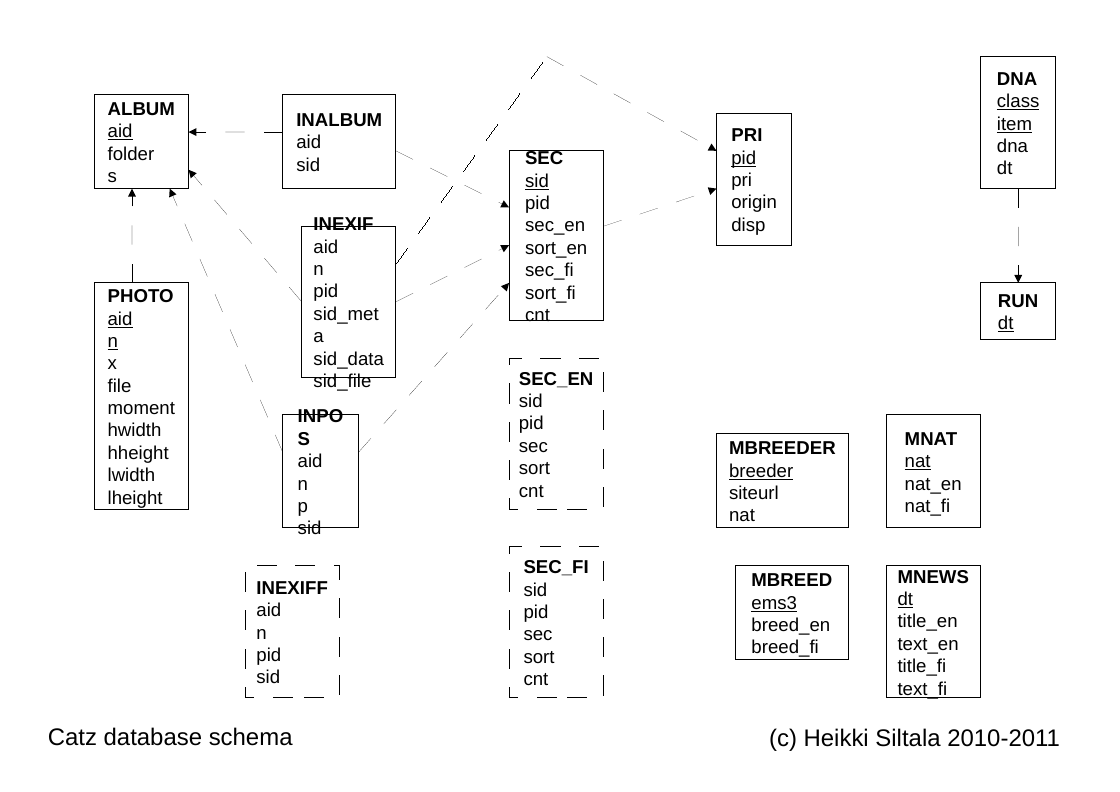
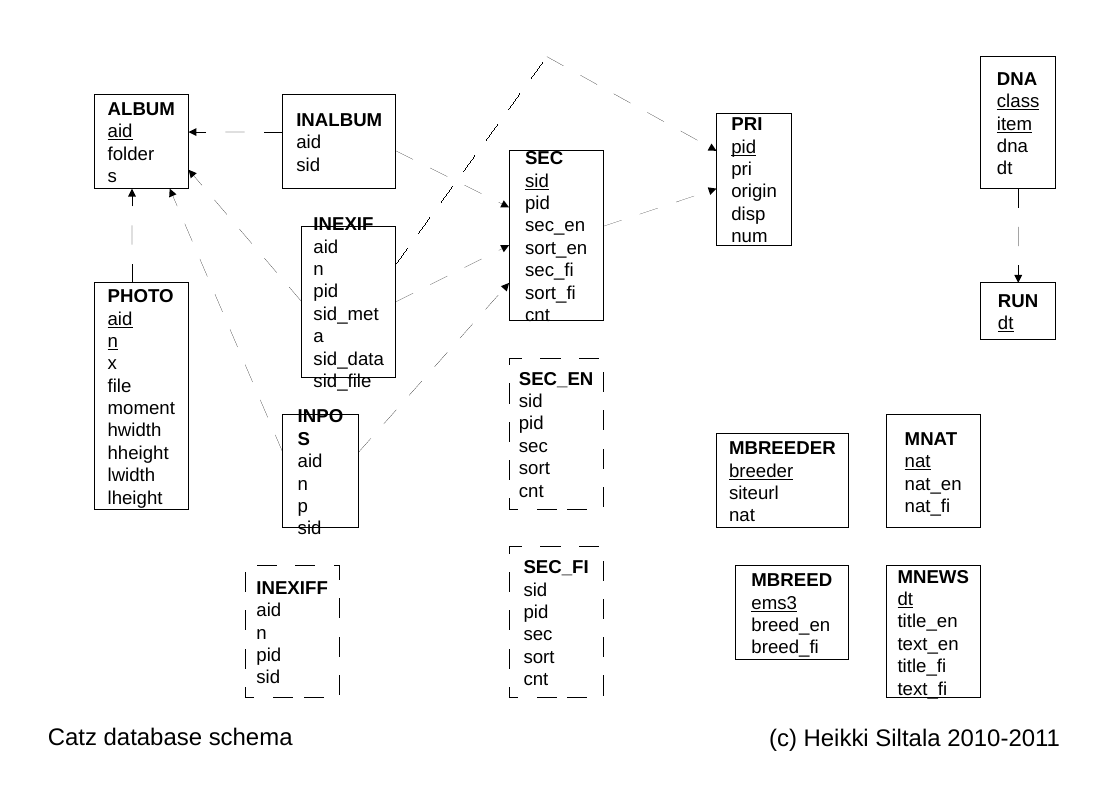
Before and after one commit to XDF/catz, a slide deck: slide 1 of doc/catz_schema.odp. Drawn at 1120x792 pixels with LibreOffice and Linux fonts; fonts in the diff are those of the drawing. Boxes give left, top, right and bottom in pixels: in the first picture for what was removed or moved away, otherwise in the second. Text is boxed around its words. In the diff, an @@ line names an element or a change of style, - is before the commit and + after.

```diff
--- a/doc/catz_schema.odp
+++ b/doc/catz_schema.odp
@@ text in rectangle at box(731, 232, 767, 246): paragraph added @@
+num
```
Also in this commit, not shown: 24 other files.
